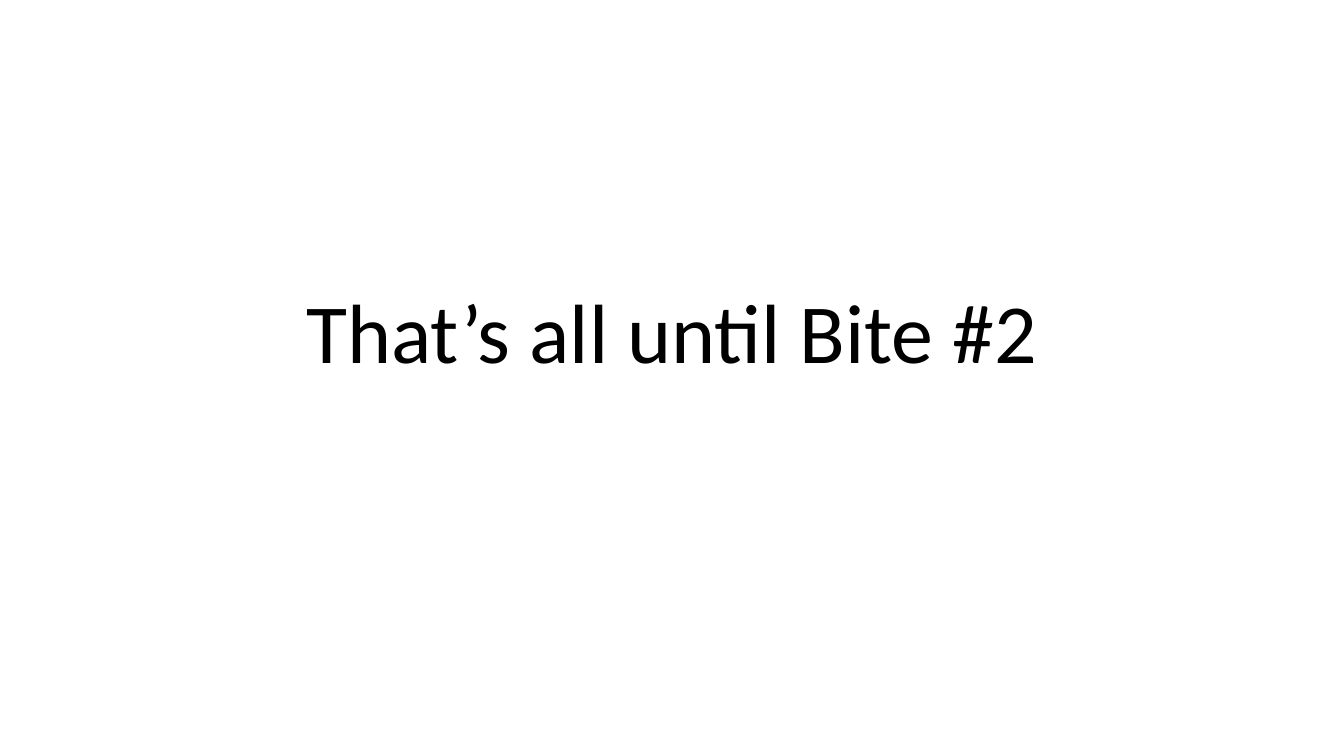
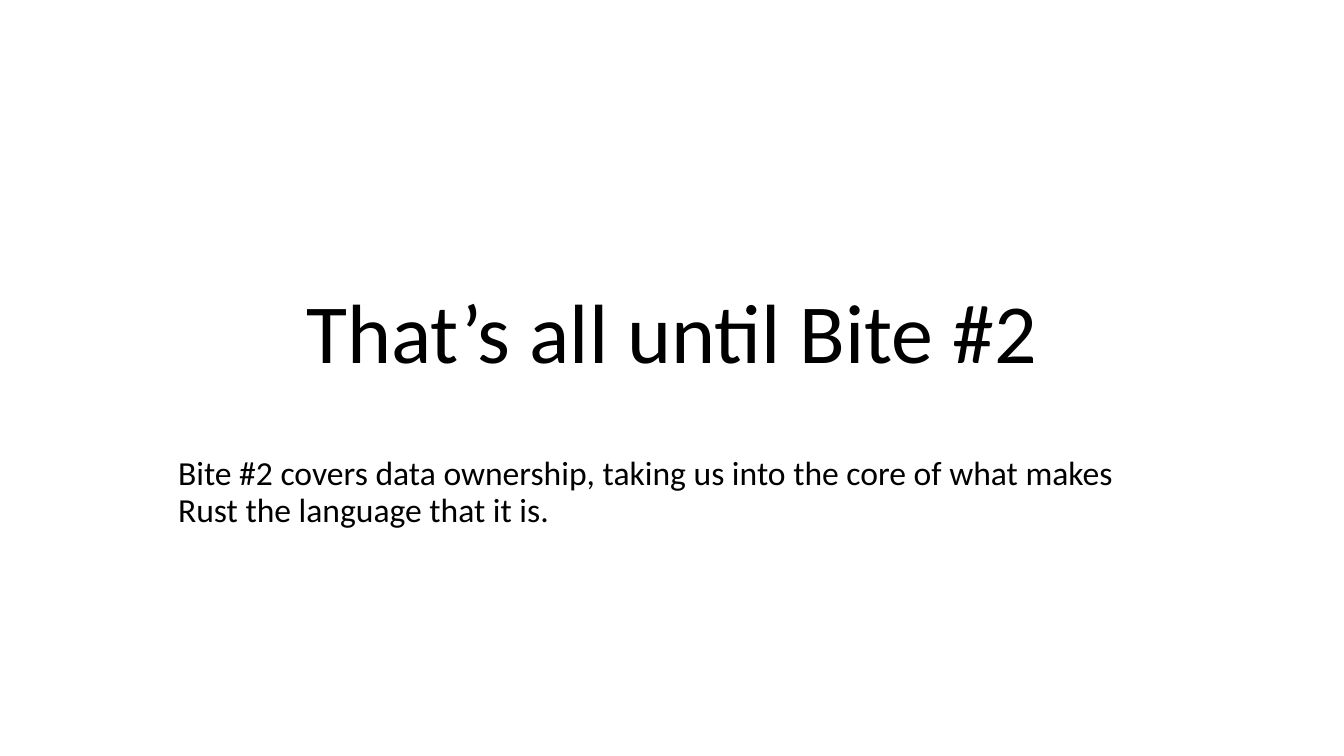
Before and after one commit to JimFawcett/JimFawcett.github.io, a slide deck: slide 10 of Resources/ConsumingRust.pptx (slide 9 before the commit). Drawn at 1344x756 pixels with LibreOffice and Linux fonts; fonts in the diff are those of the drawing. Boxes give left, top, right and bottom in pixels: in the first picture for what was removed or moved away, otherwise in the second. Text is boxed around its words. In the diff, an @@ line names an element or a change of style, - is before the commit and + after.

Commit message:
added content to ConsumingRust

```diff
--- a/Resources/ConsumingRust.pptx
+++ b/Resources/ConsumingRust.pptx
@@ subtitle added at box(178, 461, 1113, 528), 24 pt, text #000000 @@
+Bite #2 covers data ownership, taking us into the core of what makes Rust the language that it is.
```
Also in this commit, not shown: 7 other slides changed, 1 slide added, 2 other files.
